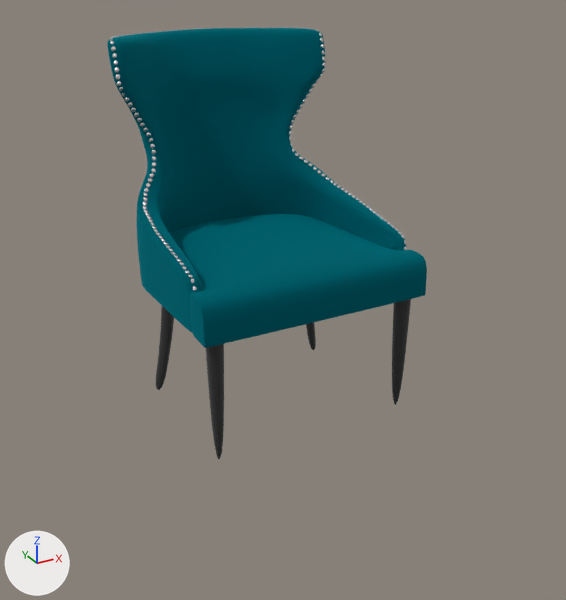
One commit to the glTF model codingwork/energeticAlpaca/hit-test/velvet-chair4.glb: the scene before it, then after it.
One viewpoint serves both versions: a camera (50 mm lens) standing at (-0.812, -1.596, 1.047) and looking at (0.018, -0.086, 0.292). Arrows for +X, +Y and +Z are at lower left; the lights stay in place. Where no turn or scale is listed for an object, it has been applied to the vertices.

Names of what the first picture shows: 'Sphere', 'furniture_02', 'furniture_02.001'.
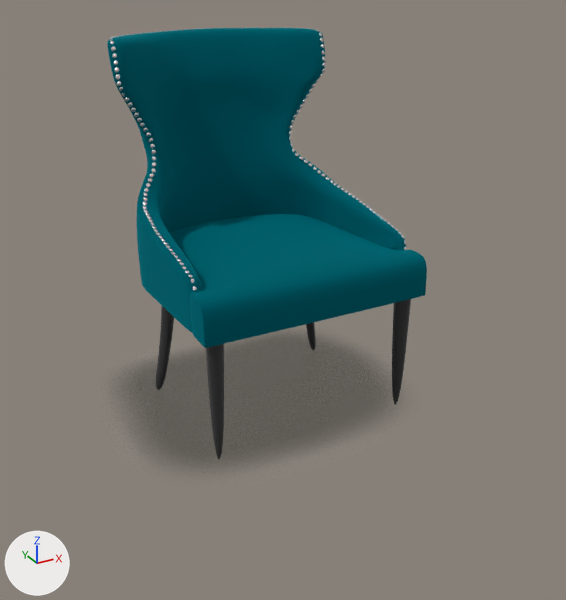
What changed in the scene script:
```text
Add img_untitled_1:
    img_untitled_1 = load_image('Untitled-1', '_unpacked/Untitled-1', 1024, 1024, 'sRGB')
Add mat_untitled_1:
    mat_untitled_1 = principled_material('Untitled-1')
    mat_untitled_1.texture = img_untitled_1  # with its transparency
Add me_untitled_1:
    me_untitled_1.from_pydata(...)  # 4 vertices, 2 faces; spans x -0.494..0.494, y -0.494..0.494, z 0.0
    me_untitled_1.materials.append(mat_untitled_1)  # picture img_untitled_1
Add ob_untitled_1:
    ob_untitled_1 = bpy.data.objects.new('Untitled-1', me_untitled_1)
    ob_untitled_1.location = (0.0, 0.0, 0.01)
```

Changed parts and their boxes [x1, y1, x2, y2] in the pictures (566 x 600 px):
'Untitled-1', added
    after: [136, 338, 379, 458]
